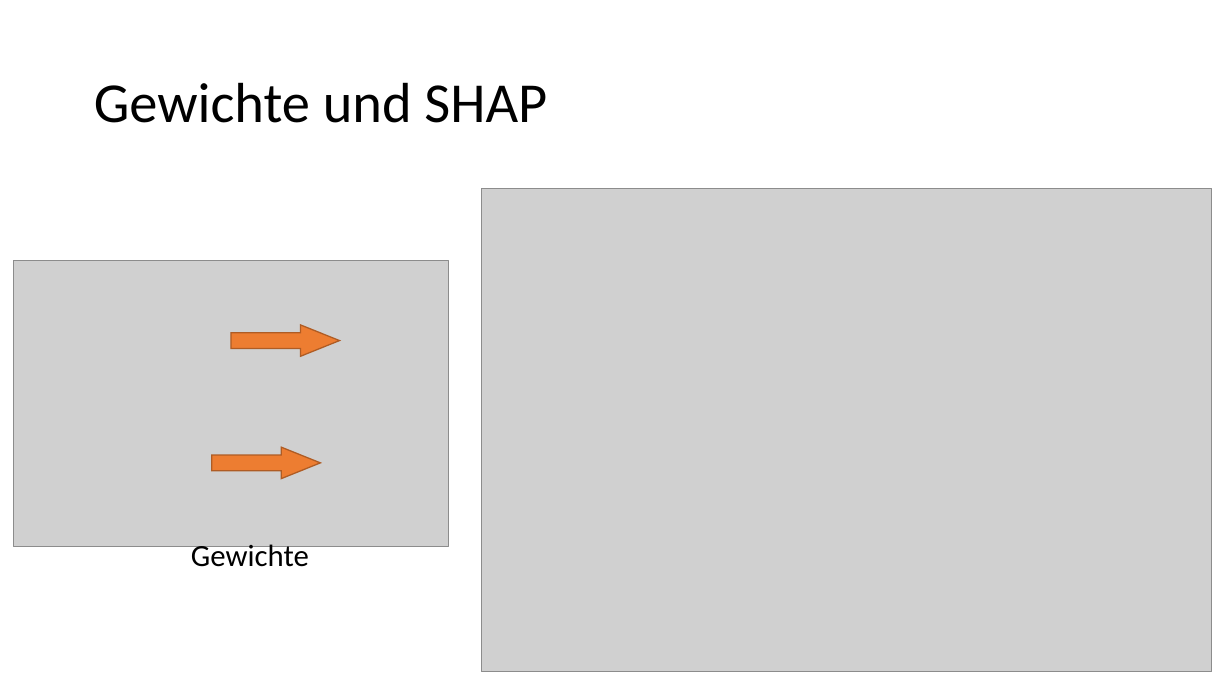
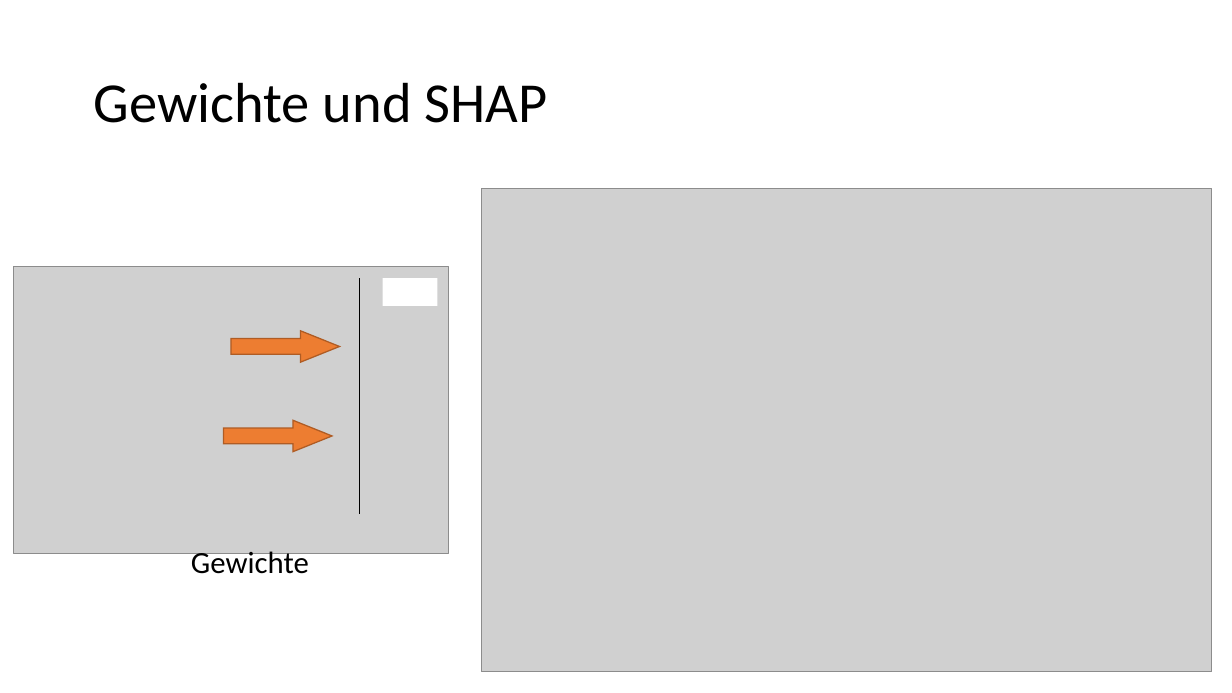
Before and after one commit to D-Niermann/DataExploration, a slide deck: slide 4 of Linear model inf weights possible/Präsentation1.pptx (slide 3 before the commit). Drawn at 1232x693 pixels with LibreOffice and Linux fonts; fonts in the diff are those of the drawing; grey boxes stand for pictures. Boxes give left, top, right and bottom in pixels: in the first picture for what was removed or moved away, otherwise in the second. Text is boxed around its words. In the diff, an @@ line names an element or a change of style, - is before the commit and + after.

```diff
--- a/Linear model inf weights possible/Präsentation1.pptx
+++ b/Linear model inf weights possible/Präsentation1.pptx
@@ line added from (360, 278) to (360, 514), #000000 0.5 pt @@
@@ rectangle added at (383,278,437,306), fill #FFFFFF @@
@@ 1 picture, 1 text, 1 right arrow: place and size @@
-1 picture, 1 text, 1 right arrow at (14,260,449,567)
+1 picture, 1 text, 1 right arrow at (14,266,449,574)
@@ right arrow: place and size @@
-right arrow at (212,447,320,479)
+right arrow at (224,421,332,452)
```
Also in this commit, not shown: 1 other slide changed, 1 slide added, 3 other files.
